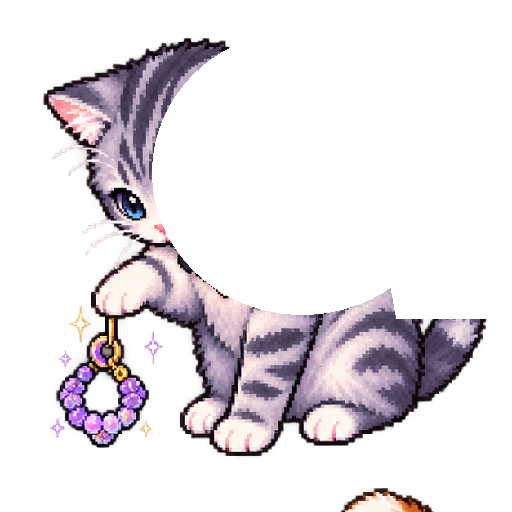
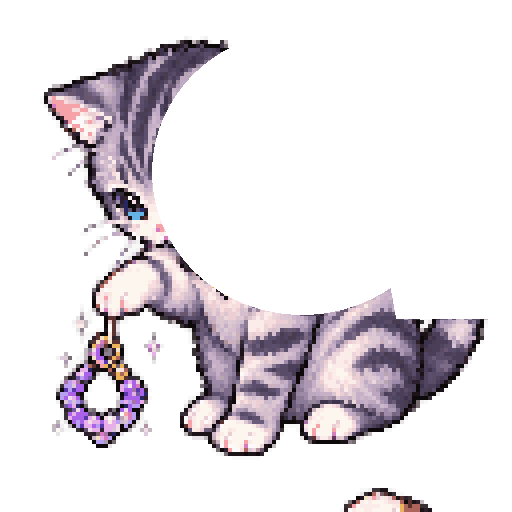
Two versions of the same layered image (512×512). Layer-by-layer changes:
painted on "head" over [152, 40, 395, 315]
painted on "tail" over [391, 295, 396, 319]
